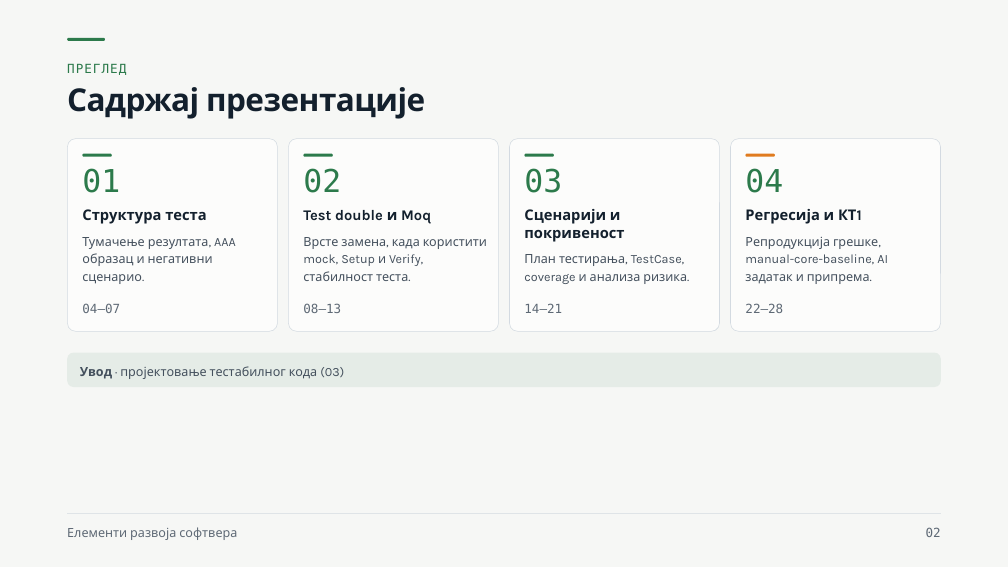
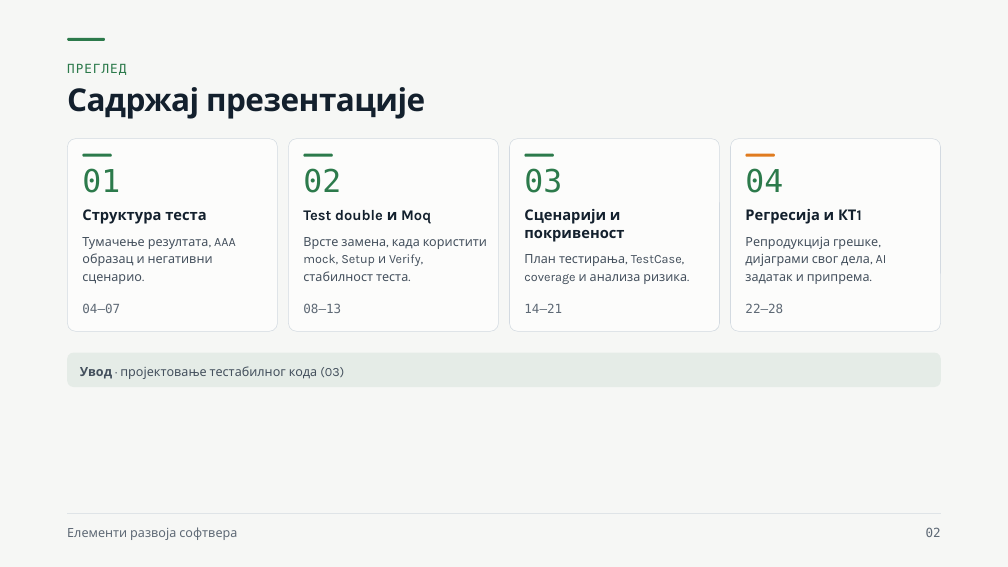
Before and after one commit to owlCoder/ftn-nastavni-materijali, a slide deck: slide 2 of Elementi razvoja softvera (ERS)/Nastavni materijali/04 Testabilni dizajn, NUnit i Moq/Testabilni dizajn, NUnit i Moq.pptx. Drawn at 1008x567 pixels with LibreOffice and Linux fonts; fonts in the diff are those of the drawing. Boxes give left, top, right and bottom in pixels: in the first picture for what was removed or moved away, otherwise in the second. Text is boxed around its words. In the diff, an @@ line names an element or a change of style, - is before the commit and + after.

```diff
--- a/Elementi razvoja softvera (ERS)/Nastavni materijali/04 Testabilni dizajn, NUnit i Moq/Testabilni dizajn, NUnit i Moq.pptx
+++ b/Elementi razvoja softvera (ERS)/Nastavni materijali/04 Testabilni dizajn, NUnit i Moq/Testabilni dizajn, NUnit i Moq.pptx
@@ text at [745, 237, 887, 284]: text changed @@
-Репродукција грешке, manual-core-baseline, AI задатак и припрема.
+Репродукција грешке, дијаграми свог дела, AI задатак и припрема.
```
Also in this commit, not shown: 4 other slides changed, 21 other files.
